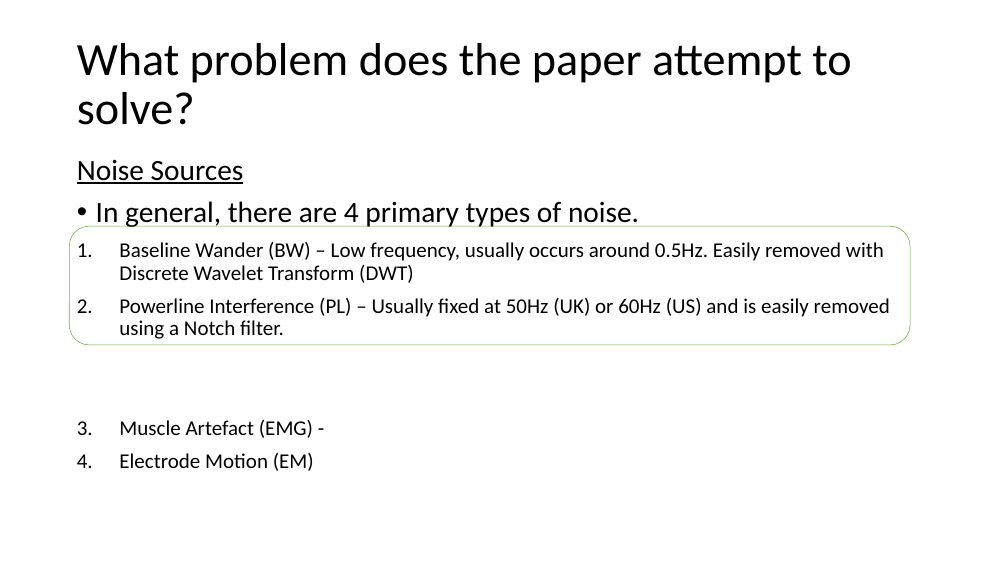
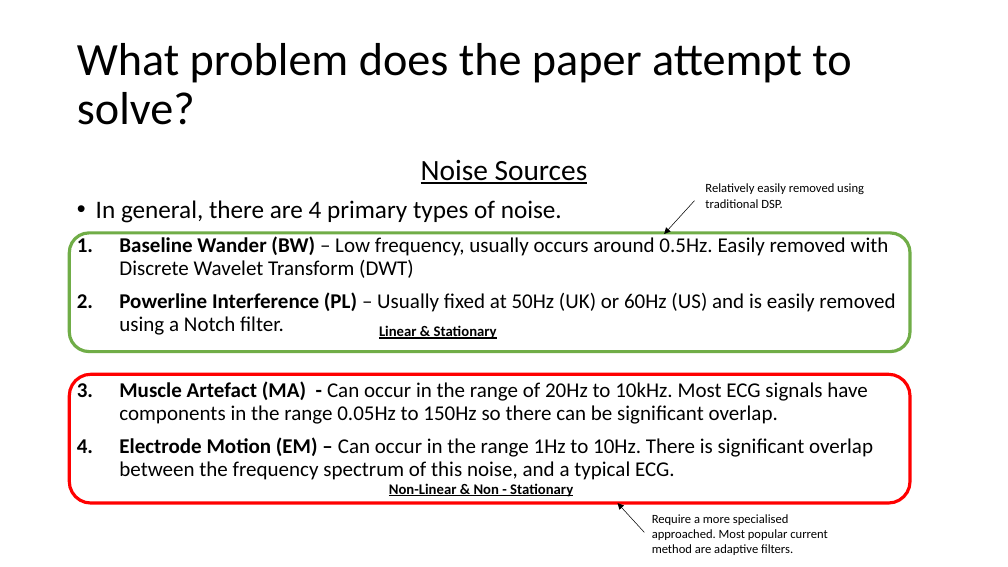
Before and after one commit to ben120-web/MSc-Project, a slide deck: slide 4 of Electrode Motion Denoising/reports/DeepLearningElectrodeMotionRemoval.pptx. Drawn at 1008x567 pixels with LibreOffice and Linux fonts; fonts in the diff are those of the drawing. Boxes give left, top, right and bottom in pixels: in the first picture for what was removed or moved away, otherwise in the second. Text is boxed around its words. In the diff, an @@ line names an element or a change of style, - is before the commit and + after.

Commit message:
Updated to powerpoint

```diff
--- a/Electrode Motion Denoising/reports/DeepLearningElectrodeMotionRemoval.pptx
+++ b/Electrode Motion Denoising/reports/DeepLearningElectrodeMotionRemoval.pptx
@@ text at [96,159,895,335]: size 28 to 24 pt in "In general, there are 4 primary types ..."; bold on in "Baseline Wander (BW)", "Powerline Interference (PL)"; alignment left to centre @@
@@ arrow added from (695, 200) to (665, 234), #000000 0.5 pt @@
@@ text added at [705,183,864,208], 12 pt, text #000000 @@
+Relatively easily removed using traditional DSP.
@@ rounded rectangle: place and size @@
-rounded rectangle at [70,226,910,345]
+rounded rectangle at [70,233,910,352]
@@ rounded rectangle at [70,233,910,352]: outline #70AD47 0.5 pt to #70AD47 3 pt @@
@@ text added at [379,325,497,339], 14 pt, text #000000, bold, underline @@
+Linear & Stationary
@@ rounded rectangle added at [70,374,910,503], outline #FF0000 3 pt @@
@@ text at [119,381,873,480]: text changed @@
-3. Muscle Artefact (EMG) -
-4. Electrode Motion (EM)
+3. Muscle Artefact (MA) - Can occur in the range of 20Hz to 10kHz. Most ECG signals have components in the range 0.05Hz to 150Hz so there can be significant overlap.
+4. Electrode Motion (EM) – Can occur in the range 1Hz to 10Hz. There is significant overlap between the frequency spectrum of this noise, and a typical ECG.
@@ text added at [389,483,573,497], 14 pt, text #000000, bold, underline @@
+Non-Linear & Non - Stationary
@@ arrow added from (644, 532) to (618, 503), #000000 0.5 pt @@
@@ text added at [652,514,827,555], 12 pt, text #000000 @@
+Require a more specialised approached. Most popular current method are adaptive filters.
```
Also in this commit, not shown: 5 slides added.
